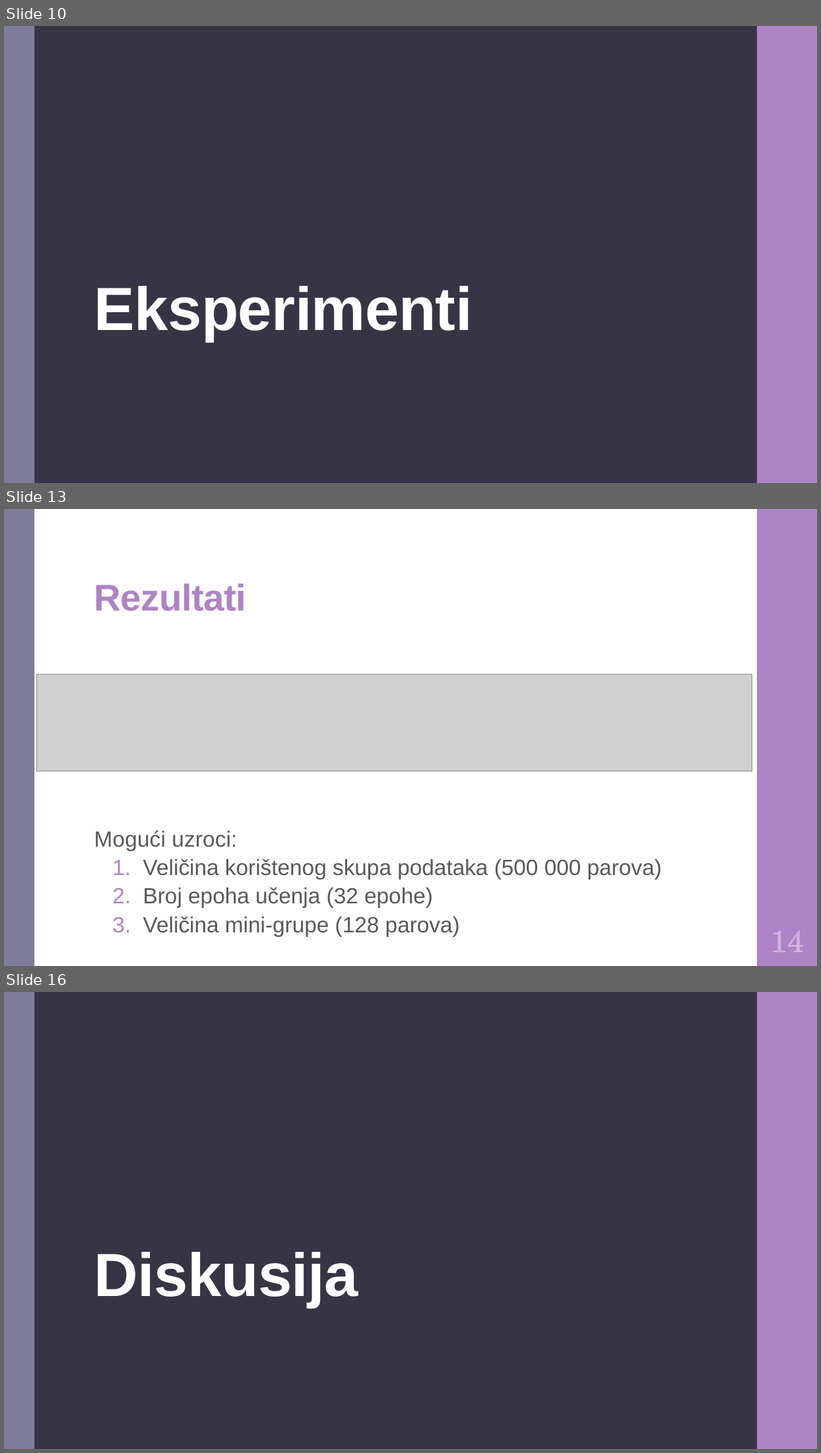
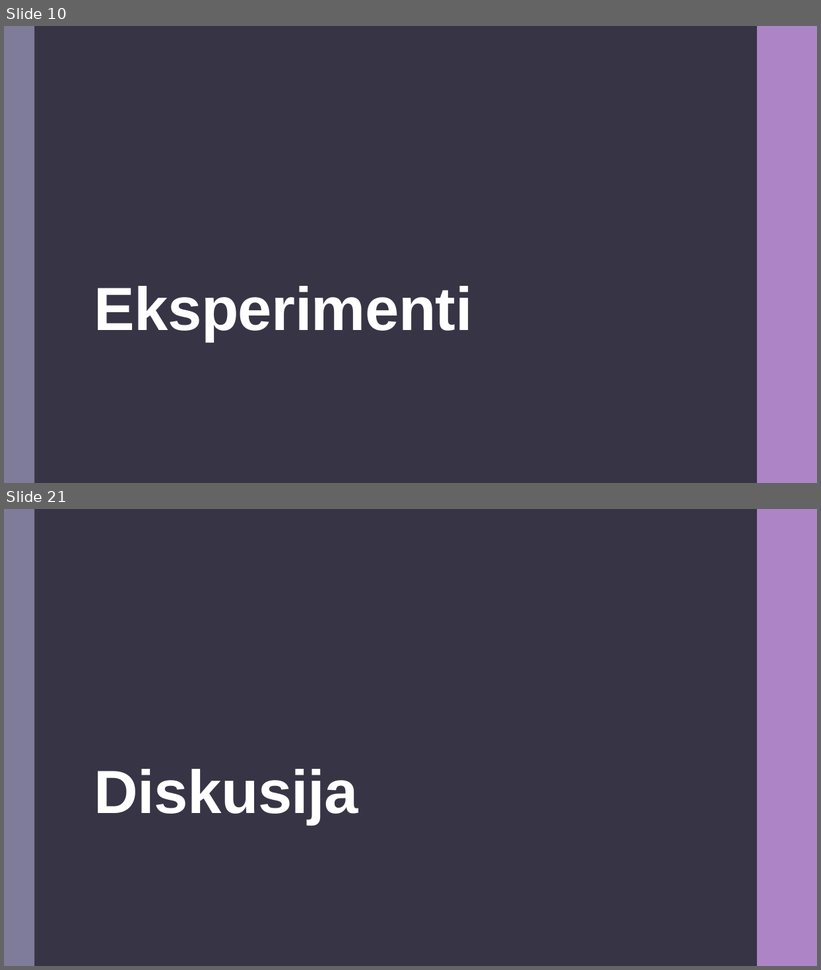
Before and after one commit to DomJamb/Diplomski-Rad-Doku, a slide deck: Prezentacija/Varijacijsko učenje na zašumljenim oznakama.pptx. Shown one above the other, each under a label of ours: slides 10, 13 and 16 before the commit, slides 10 and 21 after it; the slides between them are not shown. The pictures are 821x1453 and 821x970 pixels, drawn with LibreOffice and Linux fonts; fonts in the diff are those of the drawing; grey boxes stand for pictures. Boxes give left, top, right and bottom in pixels: in the first picture for what was removed or moved away, otherwise in the second. Text is boxed around its words. In the diff, an @@ line names an element or a change of style, - is before the commit and + after.

```diff
--- a/Prezentacija/Varijacijsko učenje na zašumljenim oznakama.pptx
+++ b/Prezentacija/Varijacijsko učenje na zašumljenim oznakama.pptx
@@ slide 13 removed at box(4, 509, 817, 966), background #FFFFFF; not listed: 2 template elements that a slide beside it also shows @@
@@ title removed at box(94, 584, 246, 611) @@
-Rezultati
@@ picture removed at box(36, 674, 752, 771) @@
@@ text removed at box(94, 830, 662, 937) @@
-Mogući uzroci:
-  1. Veličina korištenog skupa podataka (500 000 parova)
-  2. Broj epoha učenja (32 epohe)
-  3. Veličina mini-grupe (128 parova)
@@ rectangle removed at box(686, 914, 741, 939) @@
@@ text removed at box(771, 931, 805, 953) @@
-14
@@ what was slide 16 is now slide 21 @@
```
Also in this commit, not shown: 3 slides changed, 8 slides added, 2 other slides removed, 1 other file.
